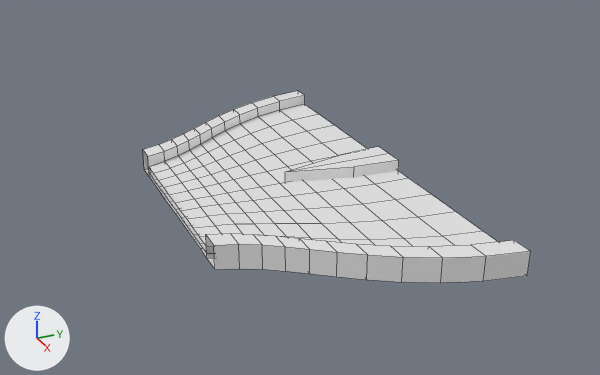
A saved change to the Blender file static/block/fork/1.blend.
The view is the same before and after, from a camera (50 mm lens) standing at (15.06, -6.47, 7.59) and looking at (0.07, 0.28, 0.1). Every picture has the same lights, and +X, +Y and +Z are marked at lower left. Mesh edges are drawn as thin lines.

Names of what the first picture shows: 'convexHull_0_wall', 'trimesh_0_slab', 'trimesh_0_wall.001', 'trimesh_0_wall.003', 'trimesh_0_wall.004'.
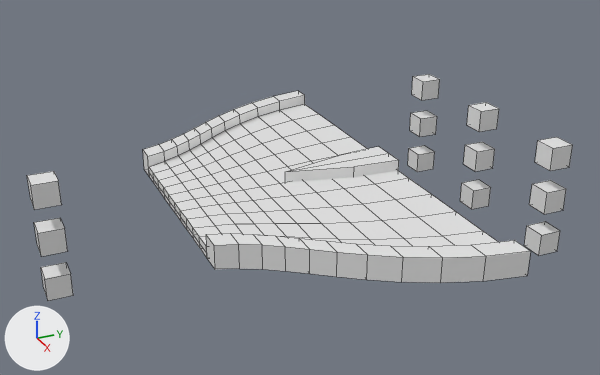
Pixel boxes (x1, y1, x2, y2) of what changed, in the pictures (600 x 375 px):
'slot.003', added
    after: (27, 171, 62, 210)
'slot.005', added
    after: (535, 137, 573, 171)
'slot', added
    after: (34, 218, 68, 256)
'slot.002', added
    after: (529, 180, 566, 214)
'slot.006', added
    after: (41, 262, 73, 301)
'slot.008', added
    after: (524, 221, 560, 255)
'slot.010', added
    after: (467, 102, 499, 132)
'slot.009', added
    after: (463, 142, 495, 172)
'slot.011', added
    after: (460, 180, 491, 209)
'slot.004', added
    after: (412, 74, 440, 100)
'slot.001', added
    after: (410, 110, 437, 137)
'slot.007', added
    after: (408, 145, 434, 172)
part 1 of me_courseslab_008, added
    after: (149, 168, 207, 253)

The change, as a list of edits to the scene's bpy script:
```text
Change me_courseslab_008:
    used by ob_trimesh_0_slab; location = (0.0, 0.0, 0.0)
    remove me_courseslab_008.from_pydata(...)  # 242 vertices, 220 faces; spans x -4.55..4.55, y -2.5..2.5, z 0.1..0.25
    add me_courseslab_008.from_pydata(...)  # 286 vertices, 240 faces; spans x -4.55..4.55, y -2.5..2.5, z 0.1..0.25
    me_courseslab_008 part 1: a new loose piece of 22 vertices spanning x -2.05..2.05, y -2.5, z 0.1..0.25
Add me_cube_011:
    me_cube_011.from_pydata(...)  # a box spanning x -0.25..0.25, y -0.25..0.25, z -0.25..0.25
Add ob_slot_011:
    ob_slot_011 = bpy.data.objects.new('slot.011', me_cube_011)
    ob_slot_011.location = (0.0, 5.0, -1.0)
Add ob_slot_010:
    ob_slot_010 = bpy.data.objects.new('slot.010', me_cube_011.copy())
    ob_slot_010.location = (0.0, 5.0, 1.0)
Add ob_slot_009:
    ob_slot_009 = bpy.data.objects.new('slot.009', me_cube_011.copy())
    ob_slot_009.location = (0.0, 5.0, 0.0)
Add ob_slot_008:
    ob_slot_008 = bpy.data.objects.new('slot.008', me_cube_011.copy())
    ob_slot_008.location = (2.5, 5.0, -1.0)
Add ob_slot_007:
    ob_slot_007 = bpy.data.objects.new('slot.007', me_cube_011.copy())
    ob_slot_007.location = (-2.5, 5.0, -1.0)
Add ob_slot_006:
    ob_slot_006 = bpy.data.objects.new('slot.006', me_cube_011.copy())
    ob_slot_006.location = (0.0, -5.0, -1.0)
Add ob_slot_005:
    ob_slot_005 = bpy.data.objects.new('slot.005', me_cube_011.copy())
    ob_slot_005.location = (2.5, 5.0, 1.0)
Add ob_slot_004:
    ob_slot_004 = bpy.data.objects.new('slot.004', me_cube_011.copy())
    ob_slot_004.location = (-2.5, 5.0, 1.0)
Add ob_slot_003:
    ob_slot_003 = bpy.data.objects.new('slot.003', me_cube_011.copy())
    ob_slot_003.location = (0.0, -5.0, 1.0)
Add ob_slot_002:
    ob_slot_002 = bpy.data.objects.new('slot.002', me_cube_011.copy())
    ob_slot_002.location = (2.5, 5.0, 0.0)
Add ob_slot_001:
    ob_slot_001 = bpy.data.objects.new('slot.001', me_cube_011.copy())
    ob_slot_001.location = (-2.5, 5.0, 0.0)
Add ob_slot:
    ob_slot = bpy.data.objects.new('slot', me_cube_011.copy())
    ob_slot.location = (0.0, -5.0, 0.0)
```
